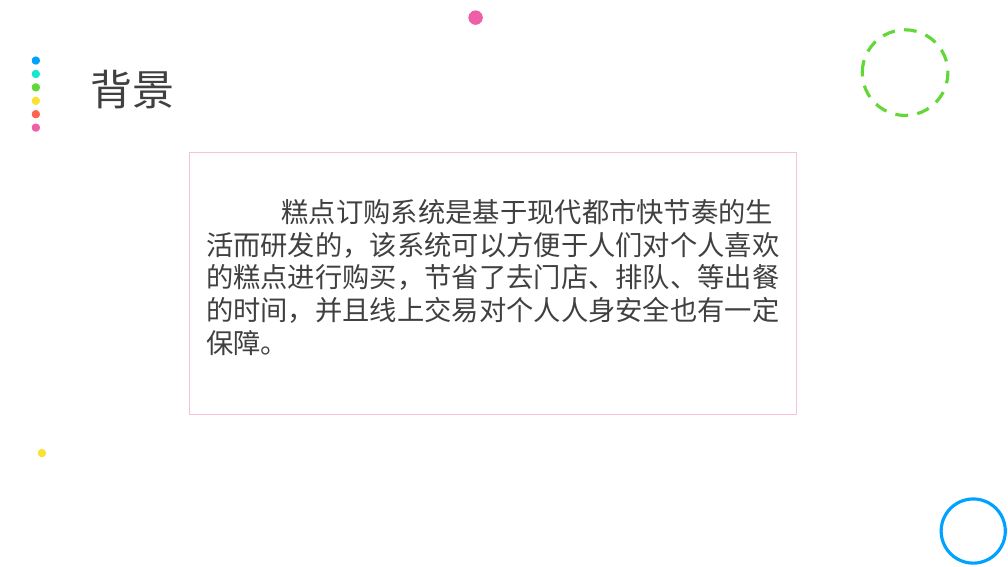
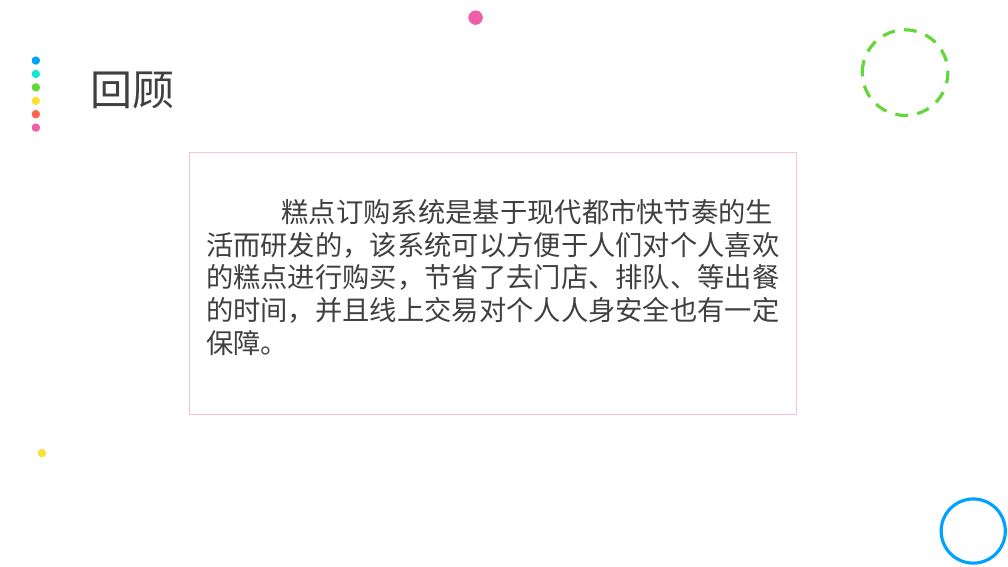
Before and after one commit to MadBahn/Store, a slide deck: slide 3 of 糕点订购系统答辩.pptx. Drawn at 1008x567 pixels with LibreOffice and Linux fonts; fonts in the diff are those of the drawing. Boxes give left, top, right and bottom in pixels: in the first picture for what was removed or moved away, otherwise in the second. Text is boxed around its words. In the diff, an @@ line names an element or a change of style, - is before the commit and + after.

```diff
--- a/糕点订购系统答辩.pptx
+++ b/糕点订购系统答辩.pptx
@@ title at [91,71,174,109]: text changed @@
-背景
+回顾
```
Also in this commit, not shown: 1 other slide changed, 1 other file.
